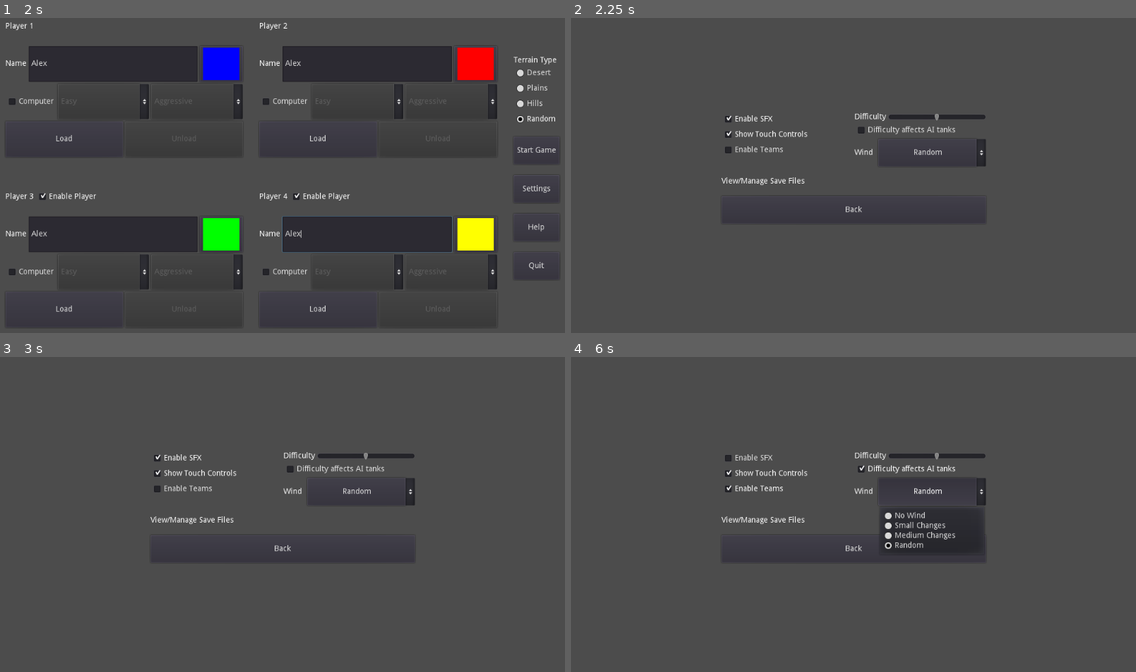
Above: before the commit, frames 1-4 (two rows, left to right).
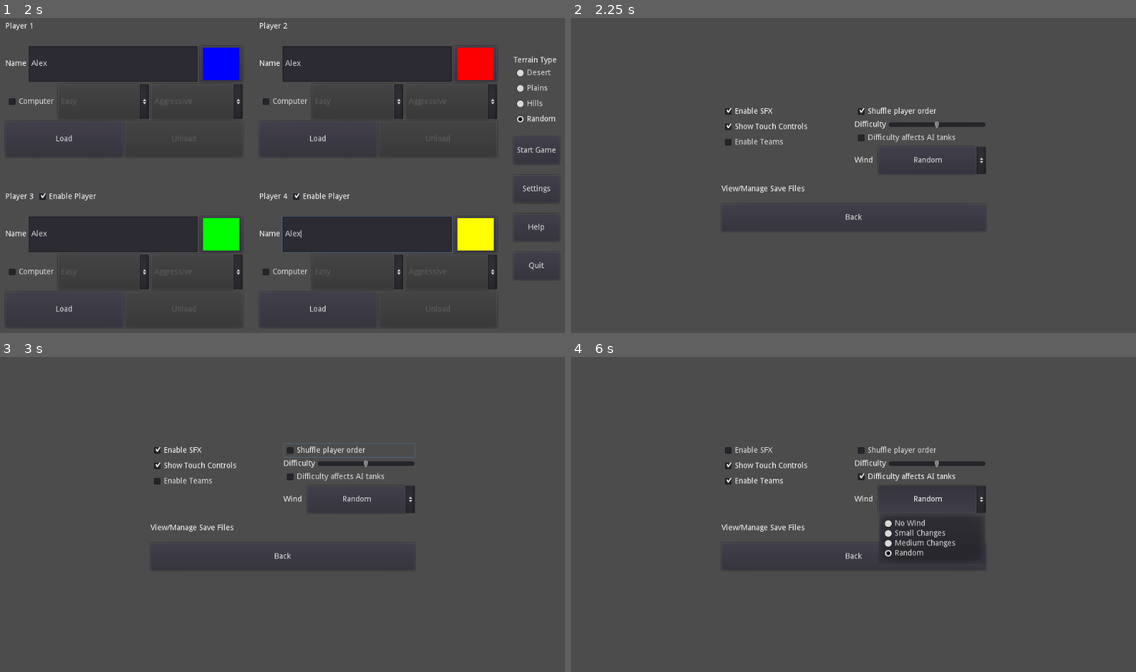
Above: after the commit, the same moments.

Repository: Arc676/Tanks-Godot
Game: Godot game, scene res://Scenes/Screens/Main Menu.tscn
Two runs of this game, one before a commit and one after it. Both use one fixed random seed, a clock stepped at 60 frames per second and the inputs below.
Inputs (mouse positions are in pixels of both pictures, inside the frame that each line leads up to):
- Up to frame 1 (2 s): click (113, 65) at 0.52 s; type "Alex" at 0.6 s; click (113, 235) at 0.75 s; type "Alex" at 0.83 s; click (367, 65) at 0.98 s; type "Alex" at 1.07 s; click (367, 235) at 1.27 s; type "Alex" at 1.35 s
- Up to frame 2 (2.25 s): click "Settings" at 2 s
- Up to frame 3 (3 s): click (350, 451) at 2.75 s, where only the run after the commit has a clickable "Shuffle player order"
- Up to frame 4 (6 s): click "Enable SFX" at 3.5 s; click "Enable Teams" at 4.25 s; click "Difficulty affects AI tanks" at 5 s; click "Random" at 5.75 s

Frame 1 is identical in both runs. In frame 2, 2.4% of the frame differs, in the area x 26-74%, y 28-65%; in frame 3, 2.4%; in frame 4, 3.0%, in the area x 26-74%, y 28-66%.

Commit message:
Add setting for shuffling player order

Diff:
--- a/Scenes/Screens/Settings.tscn
+++ b/Scenes/Screens/Settings.tscn
@@ -28,13 +28,13 @@
 }
 
 [node name="Options" type="HBoxContainer" parent="Rows"]
-margin_top = 82.0
+margin_top = 68.0
 margin_right = 479.0
-margin_bottom = 180.0
+margin_bottom = 194.0
 
 [node name="UI" type="VBoxContainer" parent="Rows/Options"]
 margin_right = 237.0
-margin_bottom = 98.0
+margin_bottom = 126.0
 size_flags_horizontal = 3
 
 [node name="Enable SFX" type="CheckBox" parent="Rows/Options/UI"]
@@ -57,12 +57,18 @@
 [node name="Gameplay" type="VBoxContainer" parent="Rows/Options"]
 margin_left = 241.0
 margin_right = 479.0
-margin_bottom = 98.0
+margin_bottom = 126.0
 size_flags_horizontal = 3
 
+[node name="Shuffle" type="CheckBox" parent="Rows/Options/Gameplay"]
+margin_right = 238.0
+margin_bottom = 24.0
+text = "Shuffle player order"
+
 [node name="Difficulty" type="HBoxContainer" parent="Rows/Options/Gameplay"]
+margin_top = 28.0
 margin_right = 238.0
-margin_bottom = 16.0
+margin_bottom = 44.0
 
 [node name="Label" type="Label" parent="Rows/Options/Gameplay/Difficulty"]
 margin_top = 1.0
@@ -80,15 +86,15 @@
 value = 0.5
 
 [node name="Enable CC Scaling" type="CheckBox" parent="Rows/Options/Gameplay"]
-margin_top = 20.0
+margin_top = 48.0
 margin_right = 238.0
-margin_bottom = 44.0
+margin_bottom = 72.0
 text = "Difficulty affects AI tanks"
 
 [node name="Wind" type="HBoxContainer" parent="Rows/Options/Gameplay"]
-margin_top = 48.0
+margin_top = 76.0
 margin_right = 238.0
-margin_bottom = 98.0
+margin_bottom = 126.0
 custom_constants/separation = 10
 
 [node name="Label" type="Label" parent="Rows/Options/Gameplay/Wind"]
@@ -109,9 +115,9 @@
 selected = 3
 
 [node name="Save Files" type="VBoxContainer" parent="Rows"]
-margin_top = 200.0
+margin_top = 214.0
 margin_right = 479.0
-margin_bottom = 214.0
+margin_bottom = 228.0
 
 [node name="Label" type="Label" parent="Rows/Save Files"]
 margin_right = 479.0
@@ -119,15 +125,16 @@
 text = "View/Manage Save Files"
 
 [node name="Back to Main" type="Button" parent="Rows"]
-margin_top = 234.0
+margin_top = 248.0
 margin_right = 479.0
-margin_bottom = 284.0
+margin_bottom = 298.0
 rect_min_size = Vector2( 0, 50 )
 text = "Back"
 
 [connection signal="toggled" from="Rows/Options/UI/Enable SFX" to="." method="setSFX"]
 [connection signal="toggled" from="Rows/Options/UI/Enable Touch UI" to="." method="setTouchUI"]
 [connection signal="toggled" from="Rows/Options/UI/Enable Teams" to="." method="setTeams"]
+[connection signal="toggled" from="Rows/Options/Gameplay/Shuffle" to="." method="toggleShufflePlayers"]
 [connection signal="value_changed" from="Rows/Options/Gameplay/Difficulty/Difficulty Slider" to="." method="setDifficulty"]
 [connection signal="toggled" from="Rows/Options/Gameplay/Enable CC Scaling" to="." method="toggleCCScaling"]
 [connection signal="item_selected" from="Rows/Options/Gameplay/Wind/Wind" to="." method="changeWindSetting"]
--- a/Scripts/Screens/Game.gd
+++ b/Scripts/Screens/Game.gd
@@ -100,6 +100,9 @@
 
 		$"Game Scene".add_child(tank)
 		players.append(tank)
+
+	if Globals.gameSettings["shuffleOrder"]:
+		players.shuffle()
 
 	# Remove unused scoreboard entries
 	for i in range(4):
--- a/Scripts/Screens/Settings.gd
+++ b/Scripts/Screens/Settings.gd
@@ -23,6 +23,7 @@
 	$"Rows/Options/UI/Enable Touch UI".pressed = Globals.gameSettings.touchUI
 	$"Rows/Options/UI/Enable Teams".pressed = Globals.gameSettings.teams
 
+	$Rows/Options/Gameplay/Shuffle.pressed = Globals.gameSettings.shuffleOrder
 	$"Rows/Options/Gameplay/Difficulty/Difficulty Slider".value = 1 - inverse_lerp(
 		1, 1.8,
 		Globals.gameSettings.scaleDmgDist
@@ -57,3 +58,6 @@
 
 func toggleCCScaling(pressed):
 	Globals.gameSettings.scaleForCCs = pressed
+
+func toggleShufflePlayers(pressed):
+	Globals.gameSettings.shuffleOrder = pressed
--- a/Scripts/Singletons/Globals.gd
+++ b/Scripts/Singletons/Globals.gd
@@ -27,6 +27,7 @@
 	"storeSkipCCs" : false,
 	"scaleDmgDist" : 1.4,
 	"scaleForCCs" : false,
+	"shuffleOrder" : true,
 	"wind" : WIND_SETTING.RANDOM_WIND,
 	"teams" : false,
 	"sfx" : true,
